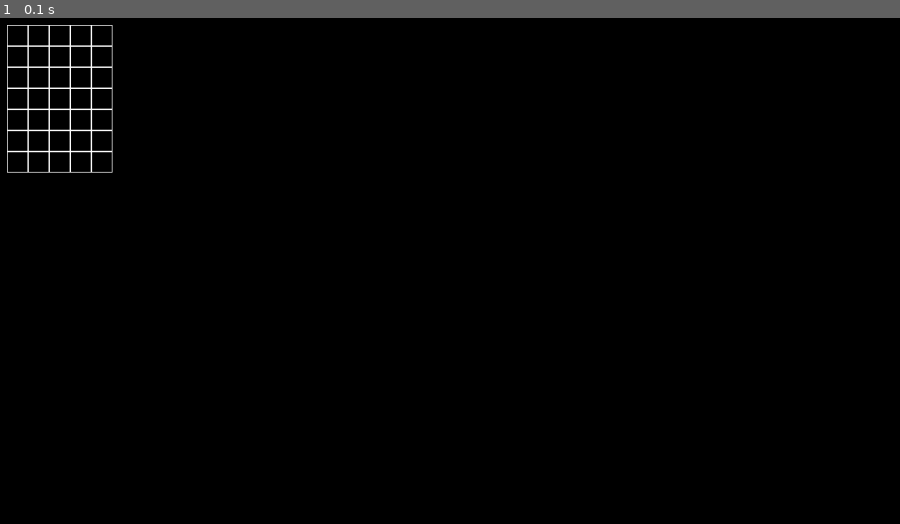
Above: before the commit, frame 1.
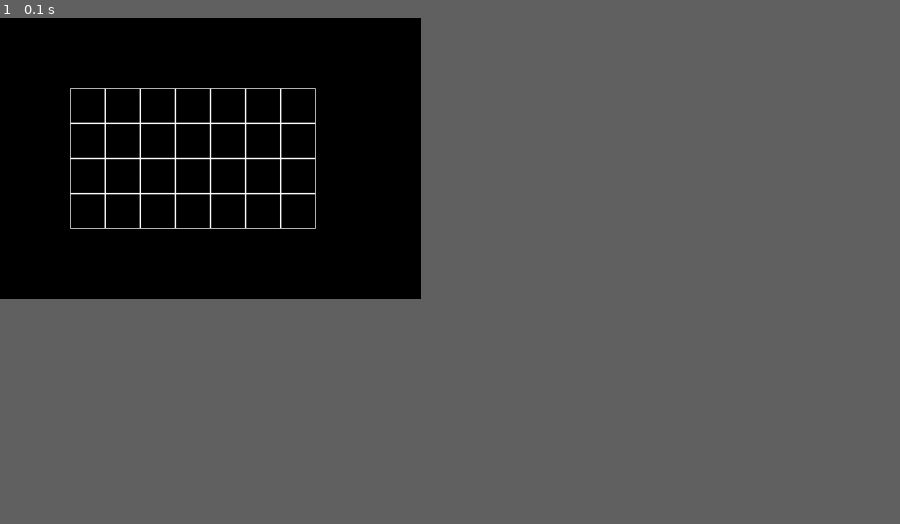
Above: after the commit, the same moment.

Repository: anatolyev/PG15
Game: pygame game, started from 1212_PyGame3/main.py
Same seed, same stepped clock (60 frames per second), same inputs: the game is played once before the commit and once after it.
Inputs:
- Up to frame 1 (0.1 s): no input
In our replay, the window is 900x506 before the commit and 421x281 after it. These sizes can differ from the game's own. Grey fills any space a smaller window leaves; there, only what the larger window draws over its background counts as a difference.

The runs differ from the first frame. In frame 1, 1.7% of the frame differs, in the area x 0-36%, y 1-42%.

Commit message:
Создал реакцию на нажатие клеток

Diff:
--- a/1212_PyGame3/main.py
+++ b/1212_PyGame3/main.py
@@ -22,14 +22,28 @@
                                  y * self.cell_size + self.top,
                                  self.cell_size, self.cell_size), 1)
 
+    def get_click(self, mouse_pos):
+        cell = self.get_cell(mouse_pos)
+        self.on_click(cell)
+
+    def get_cell(self, mouse_pos):
+        x = (mouse_pos[0] - self.left) // self.cell_size
+        y = (mouse_pos[1] - self.top) // self.cell_size
+        if self.width >= x + 1 > 0 and self.height >= y + 1 > 0:
+            return x, y
+
+    def on_click(self, cell):
+        print(f"Была выбрана ячейка {cell}")
+
 def main():
     # pygame setup
     pygame.init()
-    size = width, height = 1280, 720
+    size = width, height = 600, 400
     screen = pygame.display.set_mode(size)
     clock = pygame.time.Clock()
     pygame.display.set_caption("Клетка")
-    board = Board(5, 7)
+    board = Board(7, 4)
+    board.set_view(100, 100, 50)
     running = True
 
     while running:
@@ -39,6 +53,8 @@
         for event in pygame.event.get():
             if event.type == pygame.QUIT:
                 running = False
+            if event.type == pygame.MOUSEBUTTONDOWN:
+                board.get_click(event.pos)
 
         screen.fill("black")
         board.render(screen)
